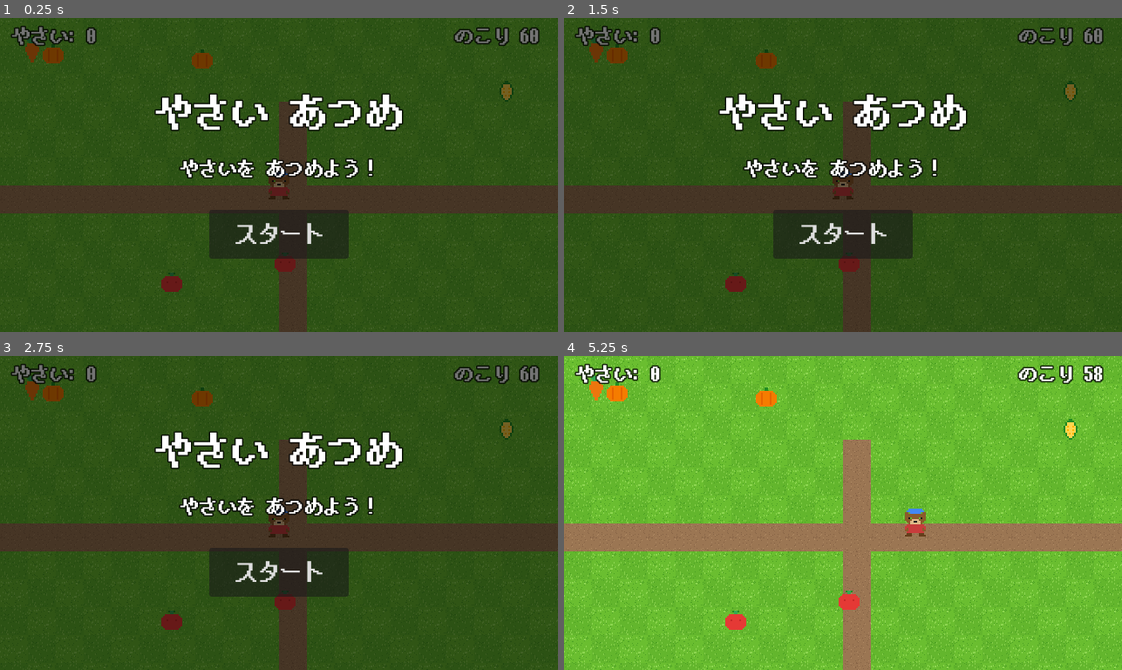
Above: before the commit, frames 1-4 (two rows, left to right).
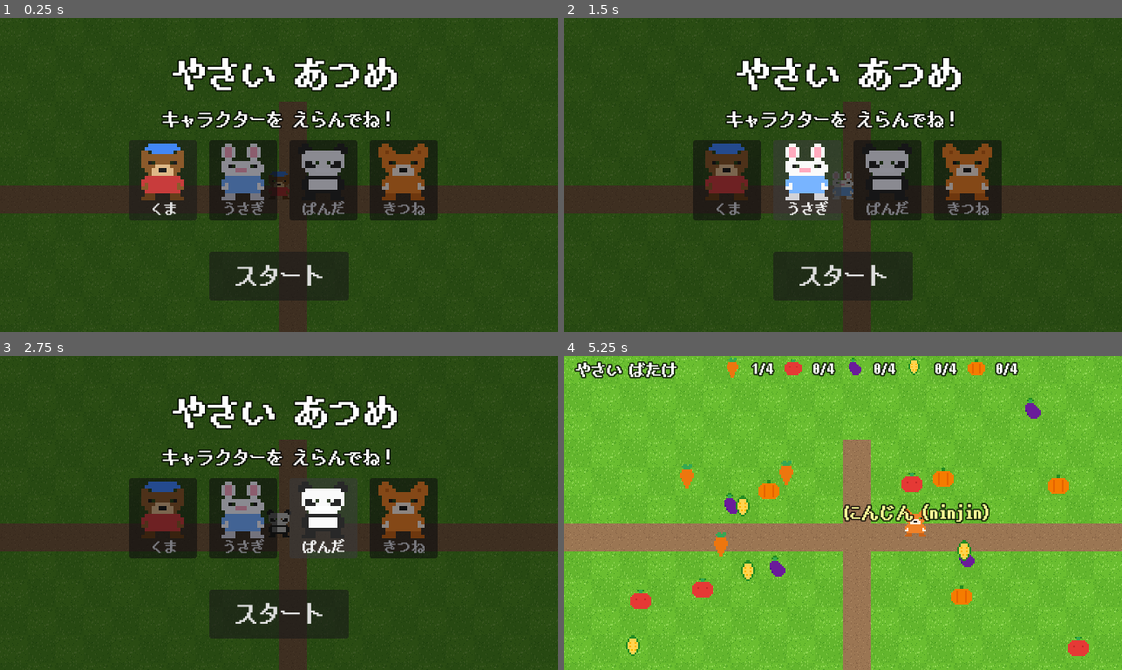
Above: after the commit, the same moments.

Repository: sengeedorjcody/reading_kids
Game: Godot game, scene res://main.tscn
The game is run twice, just before and just after one commit, with the same random seed, the same clock (stepped at 60 frames per second) and the same inputs.
Inputs (mouse positions are in pixels of both pictures, inside the frame that each line leads up to):
- Up to frame 1 (0.25 s): no input
- Up to frame 2 (1.5 s): click (725, 181) at 0.5 s, where only the run after the commit has a clickable "くま"; click (809, 181) at 1.25 s, where only the run after the commit has a clickable "うさぎ"
- Up to frame 3 (2.75 s): click (323, 519) at 2 s, where only the run after the commit has a clickable "ぱんだ"
- Up to frame 4 (5.25 s): click (965, 519) at 2.75 s, where only the run after the commit has a clickable "きつね"; click "スタート" at 3.5 s; tap Enter at 4.25 s; move the mouse to (965, 497) at 4.27 s; hold D (move_right) 4.28-5 s; click (965, 497) at 4.42 s; drag from (731, 528) to (614, 393) at 5.02 s

The runs differ from the first frame. In frame 1, 24% of the frame differs, in the area x 1-97%, y 2-90%; in frame 2, 23%; in frame 3, 22%; in frame 4, 7.6%.

Commit message:
Veggie Run: character select, per-kind goals, fruit orchard level 2
- Character select screen: bear/rabbit/panda/fox (くま・うさぎ・ぱんだ・
  きつね), each speaks its Japanese name when tapped; selection
  highlighted, others dimmed
- Level goal reworked: collect 4 of EVERY kind (5 kinds × 4 = 20 items
  spawned at once); per-kind progress HUD (icon + n/4) replaces the
  countdown timer
- Level 2: orchard background (new pale-green flower tiles) with five
  fruits (りんご・ばなな・ぶどう・みかん・いちご), 4 of each again;
  clearing both levels shows ぜんぶクリア！ with replay
- New pixel sprites: rabbit, panda, fox, 5 fruits, orchard tiles
- test_flow.gd: headless SceneTree test covering select → level 1
  collect-all → transition → level 2 → final clear (all assertions pass)

Co-Authored-By: Claude Fable 5 <noreply@anthropic.com>

Diff:
--- a/godot-games/veggie-run/main.gd
+++ b/godot-games/veggie-run/main.gd
@@ -1,70 +1,102 @@
 extends Node2D
 # ── Veggie Run 「やさいあつめ」──────────────────────────────────────────────
-# Top-down farm: walk the bear around, collect vegetables before time runs
-# out. Each pickup speaks the vegetable's Japanese name (Web Speech API).
+# Pick a character, then collect 4 of every vegetable to clear level 1.
+# Level 2 is an orchard with fruits — 4 of each again. Every pickup speaks
+# the item's Japanese name (Web Speech API via JavaScriptBridge).
 
 const TILE := 32
 const COLS := 20
 const ROWS := 12
 const SPEED := 150.0
-const GAME_SECONDS := 60
-const VEGGIE_COUNT := 6
+const NEED := 4  # how many of each kind to collect
+
+const CHARACTERS := [
+	{"tex": "bear",   "jp": "くま"},
+	{"tex": "rabbit", "jp": "うさぎ"},
+	{"tex": "panda",  "jp": "ぱんだ"},
+	{"tex": "fox",    "jp": "きつね"},
+]
 
 const VEGGIES := [
-	{"tex": "carrot",   "jp": "にんじん",   "romaji": "ninjin"},
-	{"tex": "tomato",   "jp": "とまと",     "romaji": "tomato"},
-	{"tex": "eggplant", "jp": "なす",       "romaji": "nasu"},
-	{"tex": "corn",     "jp": "とうもろこし", "romaji": "toumorokoshi"},
-	{"tex": "pumpkin",  "jp": "かぼちゃ",   "romaji": "kabocha"},
+	{"tex": "carrot",     "jp": "にんじん",     "romaji": "ninjin"},
+	{"tex": "tomato",     "jp": "とまと",       "romaji": "tomato"},
+	{"tex": "eggplant",   "jp": "なす",         "romaji": "nasu"},
+	{"tex": "corn",       "jp": "とうもろこし", "romaji": "toumorokoshi"},
+	{"tex": "pumpkin",    "jp": "かぼちゃ",     "romaji": "kabocha"},
 ]
 
+const FRUITS := [
+	{"tex": "apple",      "jp": "りんご",   "romaji": "ringo"},
+	{"tex": "banana",     "jp": "ばなな",   "romaji": "banana"},
+	{"tex": "grapes",     "jp": "ぶどう",   "romaji": "budou"},
+	{"tex": "orange",     "jp": "みかん",   "romaji": "mikan"},
+	{"tex": "strawberry", "jp": "いちご",   "romaji": "ichigo"},
+]
+
+const LEVELS := [
+	{"name": "やさい ばたけ", "ground": ["grass0", "grass1"],     "items": VEGGIES},
+	{"name": "くだもの えん", "ground": ["orchard0", "orchard1"], "items": FRUITS},
+]
+
 var player: CharacterBody2D
-var score := 0
-var time_left := GAME_SECONDS
+var player_sprite: Sprite2D
+var ground_root: Node2D
+var items_root: Node2D
+
+var level_index := 0
+var counts := {}          # tex -> collected count
 var playing := false
+var selected_char := 0
 var pointer_target := Vector2.ZERO
 var pointer_active := false
 
-var score_label: Label
-var time_label: Label
+var level_label: Label
+var progress_box: HBoxContainer
+var progress_labels := {}  # tex -> Label
 var popup_label: Label
 var overlay: ColorRect
 var overlay_title: Label
-var overlay_score: Label
+var overlay_sub: Label
+var char_row: HBoxContainer
+var char_buttons: Array[Button] = []
 var start_button: Button
 var jp_font: FontFile
 
 func _ready() -> void:
 	jp_font = load("res://fonts/PixelMplus12-Bold.ttf")
 	randomize()
-	_build_ground()
+	ground_root = Node2D.new()
+	add_child(ground_root)
+	items_root = Node2D.new()
+	add_child(items_root)
 	_build_player()
-	for i in VEGGIE_COUNT:
-		_spawn_veggie()
 	_build_hud()
-	_show_start()
+	_build_level_ground(0)
+	_show_select()
 
 # ── World ─────────────────────────────────────────────────────────────────────
-func _build_ground() -> void:
-	var grass := [load("res://art/grass0.png"), load("res://art/grass1.png")]
+func _build_level_ground(idx: int) -> void:
+	for c in ground_root.get_children():
+		c.queue_free()
+	var level: Dictionary = LEVELS[idx]
+	var tiles := [load("res://art/%s.png" % level["ground"][0]), load("res://art/%s.png" % level["ground"][1])]
 	var dirt := load("res://art/dirt.png")
 	for y in ROWS:
 		for x in COLS:
 			var s := Sprite2D.new()
-			# a dirt path crossing the field
 			if y == 6 or (x == 10 and y > 2):
 				s.texture = dirt
 			else:
-				s.texture = grass[(x * 7 + y * 13) % 2]
+				s.texture = tiles[(x * 7 + y * 13) % 2]
 			s.centered = false
 			s.position = Vector2(x * TILE, y * TILE)
-			add_child(s)
+			ground_root.add_child(s)
 
 func _build_player() -> void:
 	player = CharacterBody2D.new()
-	var spr := Sprite2D.new()
-	spr.texture = load("res://art/bear.png")
-	player.add_child(spr)
+	player_sprite = Sprite2D.new()
+	player_sprite.texture = load("res://art/bear.png")
+	player.add_child(player_sprite)
 	var col := CollisionShape2D.new()
 	var shape := CircleShape2D.new()
 	shape.radius = 12.0
@@ -73,38 +105,78 @@
 	player.position = Vector2(COLS * TILE / 2.0, ROWS * TILE / 2.0)
 	add_child(player)
 
-func _spawn_veggie() -> void:
-	var kind: Dictionary = VEGGIES[randi() % VEGGIES.size()]
-	var area := Area2D.new()
-	area.set_meta("jp", kind["jp"])
-	area.set_meta("romaji", kind["romaji"])
-	var spr := Sprite2D.new()
-	spr.texture = load("res://art/%s.png" % kind["tex"])
-	area.add_child(spr)
-	var col := CollisionShape2D.new()
-	var shape := CircleShape2D.new()
-	shape.radius = 12.0
-	col.shape = shape
-	area.add_child(col)
-	area.position = Vector2(
-		randf_range(TILE, (COLS - 1) * TILE),
-		randf_range(TILE, (ROWS - 1) * TILE)
-	)
-	area.body_entered.connect(func(body: Node) -> void:
-		if body == player and playing:
-			_collect(area)
-	)
-	add_child(area)
-
+func _spawn_level_items(idx: int) -> void:
+	for c in items_root.get_children():
+		c.queue_free()
+	counts.clear()
+	var items: Array = LEVELS[idx]["items"]
+	var center := Vector2(COLS * TILE / 2.0, ROWS * TILE / 2.0)
+	for kind in items:
+		counts[kind["tex"]] = 0
+		for i in NEED:
+			var area := Area2D.new()
+			area.set_meta("tex", kind["tex"])
+			area.set_meta("jp", kind["jp"])
+			area.set_meta("romaji", kind["romaji"])
+			var spr := Sprite2D.new()
+			spr.texture = load("res://art/%s.png" % kind["tex"])
+			area.add_child(spr)
+			var col := CollisionShape2D.new()
+			var shape := CircleShape2D.new()
+			shape.radius = 12.0
+			col.shape = shape
+			area.add_child(col)
+			var pos := center
+			while pos.distance_to(center) < 60.0:
+				pos = Vector2(
+					randf_range(TILE, (COLS - 1) * TILE),
+					randf_range(TILE * 1.4, (ROWS - 1) * TILE)
+				)
+			area.position = pos
+			area.body_entered.connect(func(body: Node) -> void:
+				if body == player and playing:
+					_collect(area)
+			)
+			items_root.add_child(area)
+
+# ── Collection & progress ─────────────────────────────────────────────────────
 func _collect(area: Area2D) -> void:
-	score += 1
-	score_label.text = "やさい: %d" % score
+	var tex: String = area.get_meta("tex")
 	var jp: String = area.get_meta("jp")
 	var romaji: String = area.get_meta("romaji")
+	counts[tex] = counts[tex] + 1
+	if progress_labels.has(tex):
+		progress_labels[tex].text = "%d/%d" % [counts[tex], NEED]
 	_speak(jp)
 	_show_popup("%s (%s)" % [jp, romaji], area.position)
 	area.queue_free()
-	_spawn_veggie()
+	_check_level_complete()
+
+func _check_level_complete() -> void:
+	for kind in LEVELS[level_index]["items"]:
+		if counts.get(kind["tex"], 0) < NEED:
+			return
+	playing = false
+	if level_index + 1 < LEVELS.size():
+		_speak("レベルクリア！つぎは %s！" % LEVELS[level_index + 1]["name"])
+		overlay_title.text = "レベルクリア！"
+		overlay_sub.text = "つぎは… %s" % LEVELS[level_index + 1]["name"]
+		char_row.visible = false
+		start_button.visible = false
+		overlay.visible = true
+		await get_tree().create_timer(2.2).timeout
+		overlay.visible = false
+		level_index += 1
+		_start_level(level_index)
+	else:
+		_speak("ぜんぶ クリア！ よくできました！")
+		overlay_title.text = "ぜんぶ クリア！"
+		overlay_sub.text = "よくできました！"
+		char_row.visible = true
+		start_button.visible = true
+		start_button.text = "もういちど"
+		overlay.visible = true
+		level_index = 0
 
 func _speak(text: String) -> void:
 	if OS.has_feature("web"):
@@ -115,32 +187,30 @@
 	popup_label.text = text
 	popup_label.visible = true
 	popup_label.position = Vector2(
-		clamp(world_pos.x - 60, 8, COLS * TILE - 140),
-		clamp(world_pos.y - 44, 8, ROWS * TILE - 40)
+		clamp(world_pos.x - 60, 8, COLS * TILE - 150),
+		clamp(world_pos.y - 44, 40, ROWS * TILE - 40)
 	)
 	var tw := create_tween()
 	popup_label.modulate.a = 1.0
 	tw.tween_interval(0.9)
 	tw.tween_property(popup_label, "modulate:a", 0.0, 0.4)
 
-# ── HUD & flow ────────────────────────────────────────────────────────────────
+# ── HUD ───────────────────────────────────────────────────────────────────────
 func _build_hud() -> void:
 	var hud := CanvasLayer.new()
 	add_child(hud)
 
-	score_label = Label.new()
-	score_label.text = "やさい: 0"
-	score_label.position = Vector2(12, 8)
-	score_label.add_theme_font_size_override("font_size", 22)
-	_style(score_label)
-	hud.add_child(score_label)
-
-	time_label = Label.new()
-	time_label.text = "のこり %d" % GAME_SECONDS
-	time_label.position = Vector2(520, 8)
-	time_label.add_theme_font_size_override("font_size", 22)
-	_style(time_label)
-	hud.add_child(time_label)
+	level_label = Label.new()
+	level_label.text = ""
+	level_label.position = Vector2(12, 6)
+	level_label.add_theme_font_size_override("font_size", 18)
+	_style(level_label)
+	hud.add_child(level_label)
+
+	progress_box = HBoxContainer.new()
+	progress_box.position = Vector2(180, 2)
+	progress_box.add_theme_constant_override("separation", 10)
+	hud.add_child(progress_box)
 
 	popup_label = Label.new()
 	popup_label.visible = false
@@ -150,69 +220,111 @@
 	hud.add_child(popup_label)
 
 	overlay = ColorRect.new()
-	overlay.color = Color(0, 0, 0, 0.55)
+	overlay.color = Color(0, 0, 0, 0.6)
 	overlay.size = Vector2(640, 360)
 	hud.add_child(overlay)
 
 	overlay_title = Label.new()
 	overlay_title.text = "やさい あつめ"
-	overlay_title.add_theme_font_size_override("font_size", 44)
-	overlay_title.position = Vector2(175, 84)
+	overlay_title.add_theme_font_size_override("font_size", 40)
+	overlay_title.position = Vector2(195, 42)
 	_style(overlay_title)
 	overlay.add_child(overlay_title)
 
-	overlay_score = Label.new()
-	overlay_score.text = "やさいを あつめよう！"
-	overlay_score.add_theme_font_size_override("font_size", 22)
-	overlay_score.position = Vector2(205, 160)
-	_style(overlay_score)
-	overlay.add_child(overlay_score)
+	overlay_sub = Label.new()
+	overlay_sub.text = "キャラクターを えらんでね！"
+	overlay_sub.add_theme_font_size_override("font_size", 20)
+	overlay_sub.position = Vector2(185, 105)
+	_style(overlay_sub)
+	overlay.add_child(overlay_sub)
+
+	char_row = HBoxContainer.new()
+	char_row.position = Vector2(148, 140)
+	char_row.add_theme_constant_override("separation", 14)
+	overlay.add_child(char_row)
+	for i in CHARACTERS.size():
+		var ch: Dictionary = CHARACTERS[i]
+		var b := Button.new()
+		b.icon = load("res://art/%s.png" % ch["tex"])
+		b.text = ch["jp"]
+		b.expand_icon = true
+		b.icon_alignment = HORIZONTAL_ALIGNMENT_CENTER
+		b.vertical_icon_alignment = VERTICAL_ALIGNMENT_TOP
+		b.custom_minimum_size = Vector2(78, 92)
+		b.add_theme_font_override("font", jp_font)
+		b.add_theme_font_size_override("font_size", 16)
+		b.pressed.connect(_select_char.bind(i))
+		char_row.add_child(b)
+		char_buttons.append(b)
+	_update_char_buttons()
 
 	start_button = Button.new()
 	start_button.text = "スタート"
 	start_button.add_theme_font_size_override("font_size", 26)
 	start_button.add_theme_font_override("font", jp_font)
-	start_button.position = Vector2(240, 220)
+	start_button.position = Vector2(240, 268)
 	start_button.size = Vector2(160, 56)
-	start_button.pressed.connect(_start_game)
+	start_button.pressed.connect(_start_pressed)
 	overlay.add_child(start_button)
-
-	var timer := Timer.new()
-	timer.wait_time = 1.0
-	timer.timeout.connect(_tick)
-	timer.autostart = true
-	add_child(timer)
 
 func _style(l: Label) -> void:
 	l.add_theme_font_override("font", jp_font)
 	l.add_theme_color_override("font_outline_color", Color(0, 0, 0, 0.8))
 	l.add_theme_constant_override("outline_size", 6)
 
-func _show_start() -> void:
+func _build_progress_hud(idx: int) -> void:
+	for c in progress_box.get_children():
+		c.queue_free()
+	progress_labels.clear()
+	for kind in LEVELS[idx]["items"]:
+		var icon := TextureRect.new()
+		icon.texture = load("res://art/%s.png" % kind["tex"])
+		icon.custom_minimum_size = Vector2(26, 26)
+		icon.expand_mode = TextureRect.EXPAND_IGNORE_SIZE
+		icon.stretch_mode = TextureRect.STRETCH_KEEP_ASPECT_CENTERED
+		progress_box.add_child(icon)
+		var lbl := Label.new()
+		lbl.text = "0/%d" % NEED
+		lbl.add_theme_font_size_override("font_size", 16)
+		_style(lbl)
+		progress_box.add_child(lbl)
+		progress_labels[kind["tex"]] = lbl
+
+# ── Flow ──────────────────────────────────────────────────────────────────────
+func _show_select() -> void:
 	playing = false
+	level_index = 0
+	overlay_title.text = "やさい あつめ"
+	overlay_sub.text = "キャラクターを えらんでね！"
+	char_row.visible = true
+	start_button.visible = true
+	start_button.text = "スタート"
 	overlay.visible = true
 
-func _start_game() -> void:
-	score = 0
-	time_left = GAME_SECONDS
-	score_label.text = "やさい: 0"
-	time_label.text = "のこり %d" % time_left
+func _select_char(i: int) -> void:
+	selected_char = i
+	_update_char_buttons()
+	player_sprite.texture = load("res://art/%s.png" % CHARACTERS[i]["tex"])
+	_speak(CHARACTERS[i]["jp"])
+
+func _update_char_buttons() -> void:
+	for i in char_buttons.size():
+		char_buttons[i].modulate = Color(1, 1, 1) if i == selected_char else Color(0.55, 0.55, 0.58)
+
+func _start_pressed() -> void:
 	overlay.visible = false
+	level_index = 0
+	_start_level(0)
+
+func _start_level(idx: int) -> void:
+	_build_level_ground(idx)
+	_build_progress_hud(idx)
+	_spawn_level_items(idx)
+	level_label.text = LEVELS[idx]["name"]
+	player.position = Vector2(COLS * TILE / 2.0, ROWS * TILE / 2.0)
+	pointer_active = false
 	playing = true
-	_speak("すたーと")
-
-func _tick() -> void:
-	if not playing:
-		return
-	time_left -= 1
-	time_label.text = "のこり %d" % time_left
-	if time_left <= 0:
-		playing = false
-		overlay_title.text = "おしまい！"
-		overlay_score.text = "やさい: %d こ" % score
-		start_button.text = "もういちど"
-		overlay.visible = true
-		_speak("おしまい！ %d こ あつめました" % score)
+	_speak("%s！ すたーと！" % LEVELS[idx]["name"])
 
 # ── Movement ──────────────────────────────────────────────────────────────────
 func _physics_process(_delta: float) -> void:
--- /dev/null
+++ b/godot-games/veggie-run/test_flow.gd
@@ -0,0 +1,52 @@
+extends SceneTree
+# Headless flow test: character select → level 1 collect-all → level 2
+# transition → collect-all → final clear screen. Run with:
+#   godot --headless --path . -s test_flow.gd
+
+func _init() -> void:
+	_run.call_deferred()
+
+func _run() -> void:
+	await process_frame
+	var main: Node = load("res://main.tscn").instantiate()
+	root.add_child(main)
+	await process_frame
+
+	main._select_char(1)
+	assert(main.selected_char == 1, "char select failed")
+	main._start_pressed()
+	await process_frame
+	assert(main.playing, "not playing after start")
+	assert(main.level_index == 0, "should start at level 0")
+
+	var items: Array = main.items_root.get_children()
+	print("[test] L1 items: ", items.size())
+	assert(items.size() == 20, "expected 20 level-1 items")
+	for a in items:
+		main._collect(a)
+	print("[test] after L1 collect: playing=", main.playing, " level=", main.level_index)
+	assert(not main.playing, "should pause during level-clear overlay")
+
+	await create_timer(3.0).timeout
+	print("[test] after transition: level=", main.level_index, " playing=", main.playing,
+		" items=", main.items_root.get_child_count())
+	assert(main.level_index == 1, "should be on level 1 (fruits)")
+	assert(main.playing, "should be playing level 2")
+	var fruits: Array = main.items_root.get_children()
+	assert(fruits.size() == 20, "expected 20 level-2 items")
+	var kinds := {}
+	for a in fruits:
+		kinds[a.get_meta("tex")] = true
+	print("[test] L2 kinds: ", kinds.keys())
+	assert(kinds.has("apple"), "level 2 should have fruits")
+
+	for a in fruits:
+		main._collect(a)
+	await create_timer(0.5).timeout
+	print("[test] final: level=", main.level_index, " playing=", main.playing,
+		" overlay=", main.overlay.visible, " title=", main.overlay_title.text)
+	assert(not main.playing, "should stop after final clear")
+	assert(main.overlay.visible, "final overlay should show")
+
+	print("[test] ALL PASS")
+	quit(0)
Binary file added: godot-games/veggie-run/art/apple.png
Not shown, added: godot-games/veggie-run/art/apple.png.import
Binary file added: godot-games/veggie-run/art/banana.png
Not shown, added: godot-games/veggie-run/art/banana.png.import
Binary file added: godot-games/veggie-run/art/fox.png
Not shown, added: godot-games/veggie-run/art/fox.png.import
Binary file added: godot-games/veggie-run/art/grapes.png
Not shown, added: godot-games/veggie-run/art/grapes.png.import
Binary file added: godot-games/veggie-run/art/orange.png
Not shown, added: godot-games/veggie-run/art/orange.png.import
Binary file added: godot-games/veggie-run/art/orchard0.png
Not shown, added: godot-games/veggie-run/art/orchard0.png.import
(and 11 more such lines)
